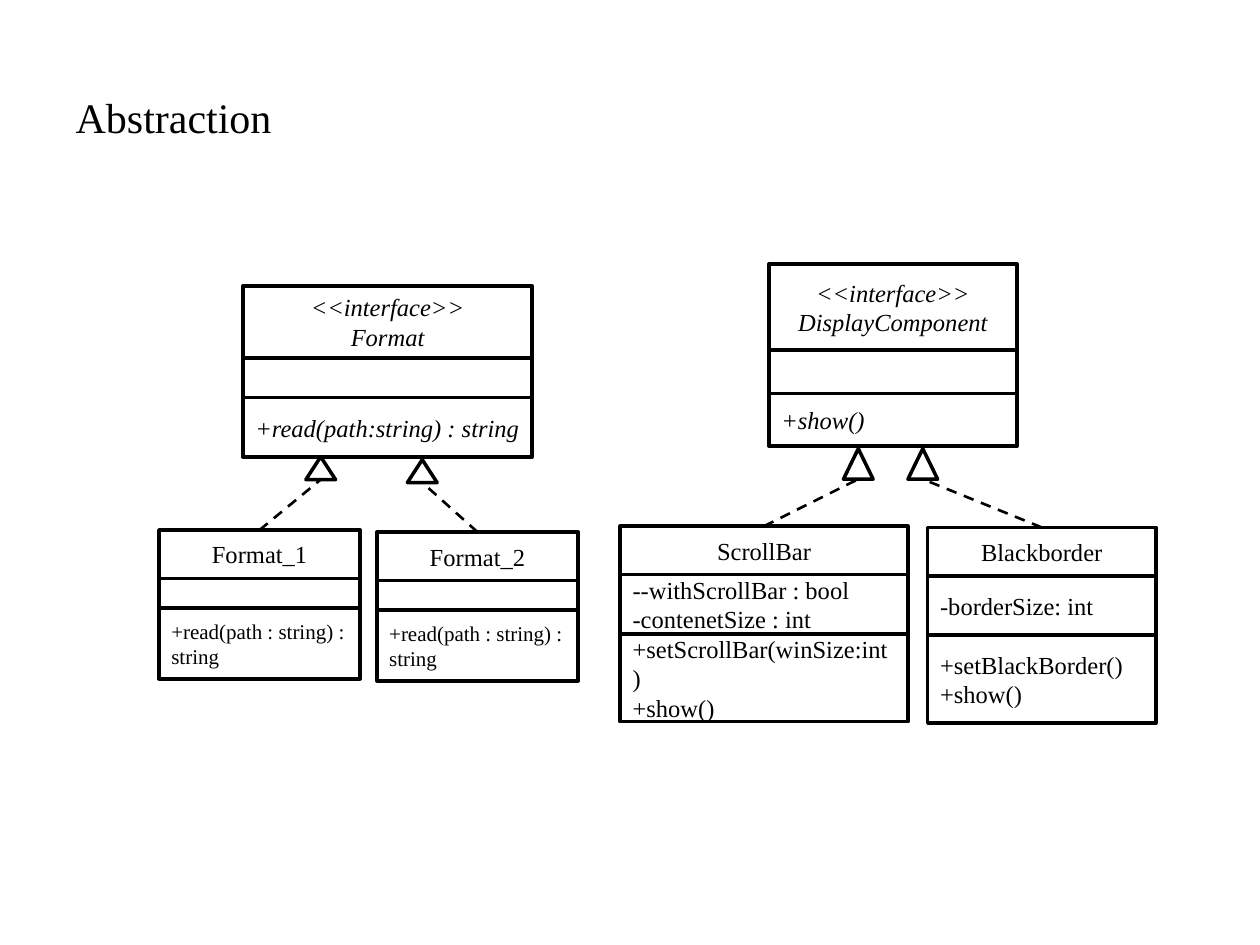
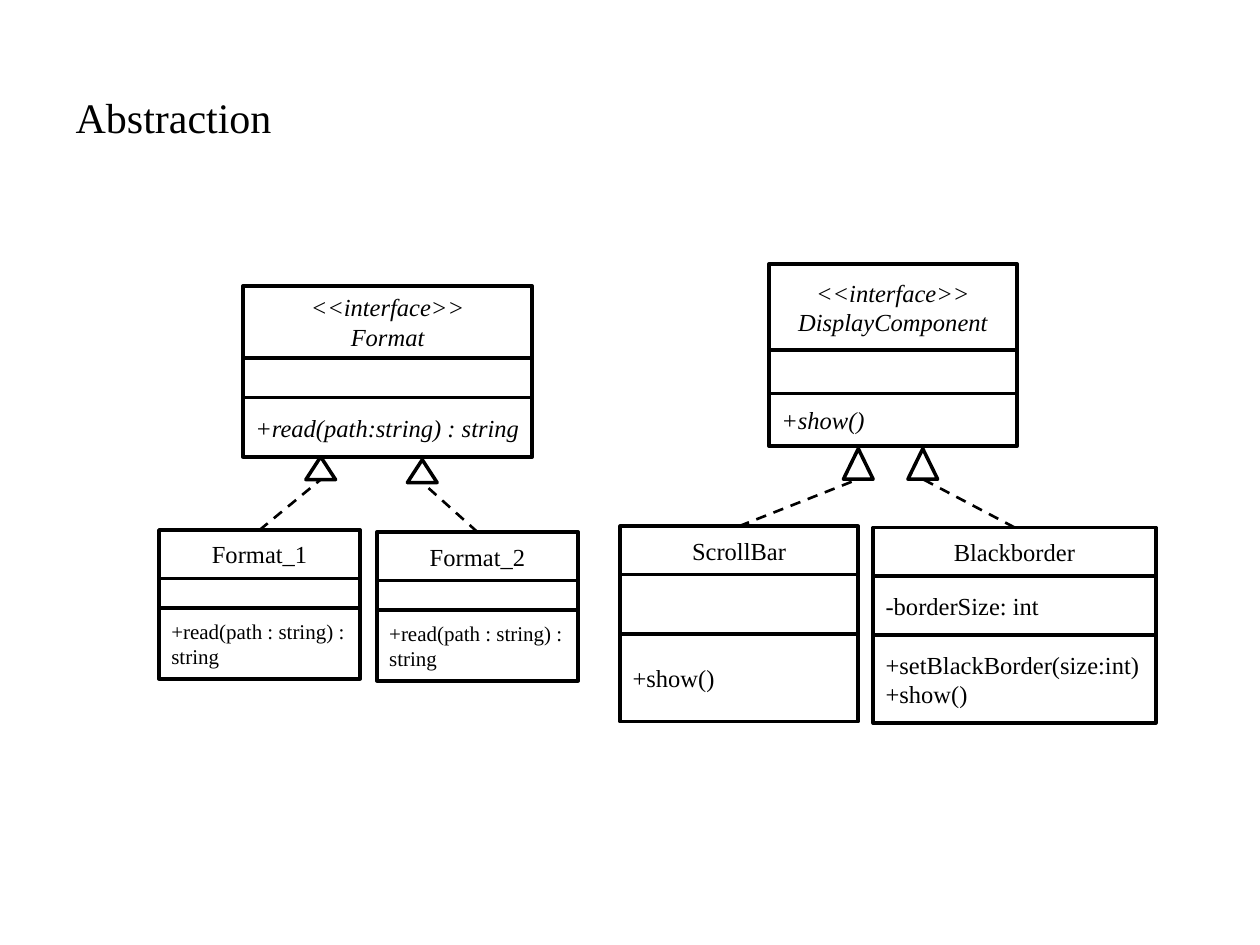
Before and after one commit to 2014-sed-team3/term-project, a slide deck: slide 7 of homework/hw9/9-1/SED-Hw9_1.pptx. Drawn at 1260x945 pixels with LibreOffice and Linux fonts; fonts in the diff are those of the drawing. Boxes give left, top, right and bottom in pixels: in the first picture for what was removed or moved away, otherwise in the second. Text is boxed around its words. In the diff, an @@ line names an element or a change of style, - is before the commit and + after.

```diff
--- a/homework/hw9/9-1/SED-Hw9_1.pptx
+++ b/homework/hw9/9-1/SED-Hw9_1.pptx
@@ line moved from (764, 527) - (858, 479) to (740, 527) - (858, 479) @@
@@ line moved from (1042, 528) - (922, 479) to (1014, 528) - (922, 479) @@
@@ rectangle "ScrollBar" resized from (x1=620, y1=527, x2=907, y2=575) to (x1=620, y1=527, x2=858, y2=575) @@
@@ rectangle "Blackborder" resized from (x1=927, y1=528, x2=1155, y2=576) to (x1=873, y1=528, x2=1155, y2=576) @@
@@ rectangle resized from (x1=620, y1=575, x2=907, y2=634) to (x1=620, y1=575, x2=858, y2=634) @@
@@ text in rectangle at (x1=633, y1=582, x2=849, y2=634): text removed @@
---withScrollBar : bool
--contenetSize : int
@@ rectangle "-borderSize: int" resized from (x1=927, y1=576, x2=1155, y2=635) to (x1=873, y1=576, x2=1155, y2=635) @@
@@ rectangle "+show()" resized from (x1=620, y1=634, x2=907, y2=722) to (x1=620, y1=634, x2=858, y2=722) @@
@@ text in rectangle at (x1=633, y1=641, x2=888, y2=663): paragraph removed @@
-+setScrollBar(winSize:int)
@@ rectangle "+setBlackBorder(size:int)" resized from (x1=927, y1=635, x2=1155, y2=723) to (x1=873, y1=635, x2=1155, y2=723) @@
@@ text in rectangle at (x1=886, y1=657, x2=1139, y2=679): text changed @@
-+setBlackBorder()
++setBlackBorder(size:int)
```
Also in this commit, not shown: 5 other slides changed, 1 slide added, 1 slide removed.
